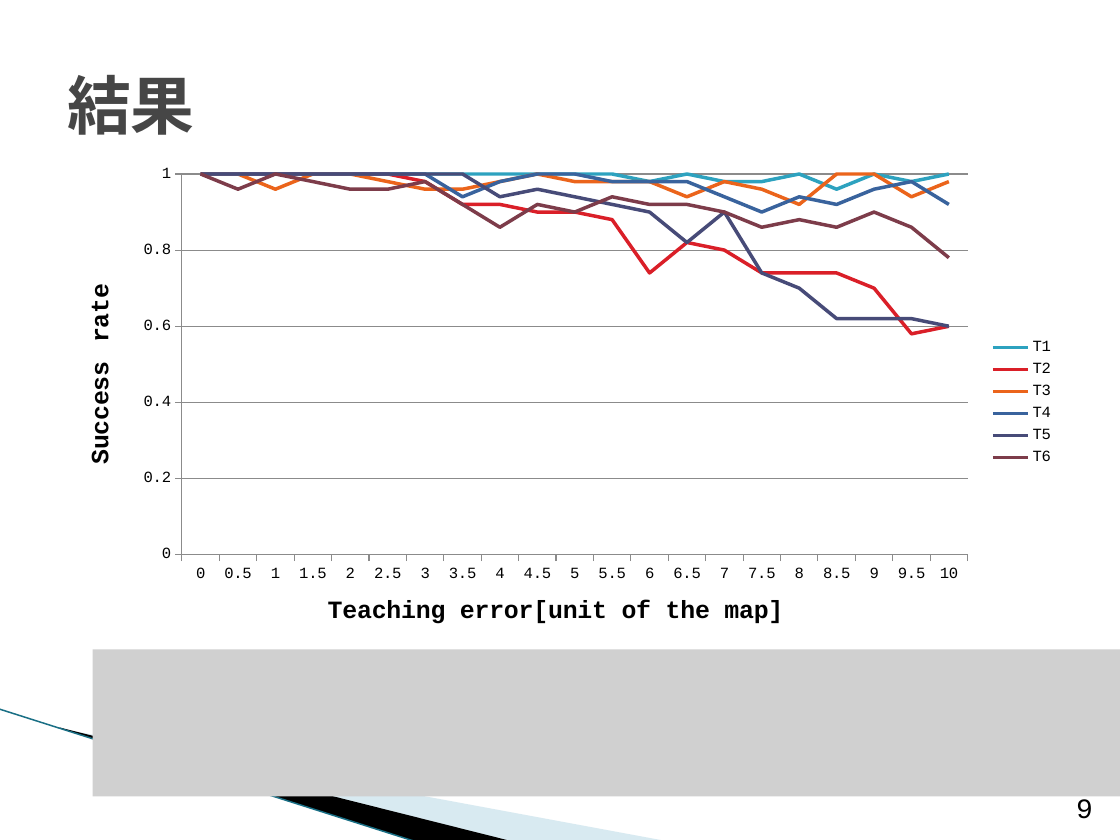
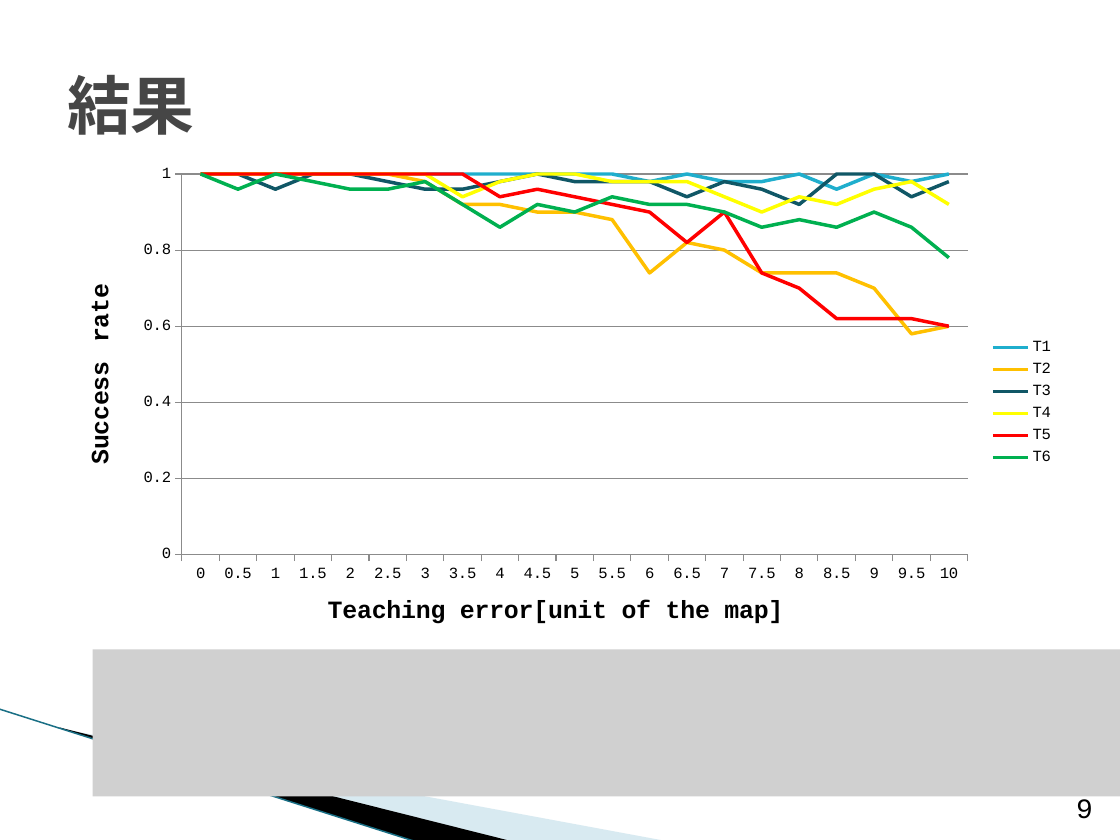
Before and after one commit to TetsuyaKomota/GitforEclipseTest, a slide deck: slide 9 of IntentionLearning/memo/presentation/卒論発表会スライド _2.pptx. Drawn at 1120x840 pixels with LibreOffice and Linux fonts; fonts in the diff are those of the drawing; grey boxes stand for pictures; background and template pictures are left out. Boxes give left, top, right and bottom in pixels: in the first picture for what was removed or moved away, otherwise in the second. Text is boxed around its words. In the diff, an @@ line names an element or a change of style, - is before the commit and + after.

```diff
--- a/IntentionLearning/memo/presentation/卒論発表会スライド _2.pptx
+++ b/IntentionLearning/memo/presentation/卒論発表会スライド _2.pptx
@@ line chart at (57, 156, 1065, 650) @@
@@ colour of T1 #2DA2BF to #1FAECD @@
@@ colour of T2 #DA1F28 to #FFC000 @@
@@ colour of T3 #EB641B to #105766 @@
@@ colour of T4 #39639D to #FFFF00 @@
@@ colour of T5 #474B78 to #FF0000 @@
@@ colour of T6 #7D3C4A to #00B050 @@
```
Also in this commit, not shown: 1 other slide changed.
